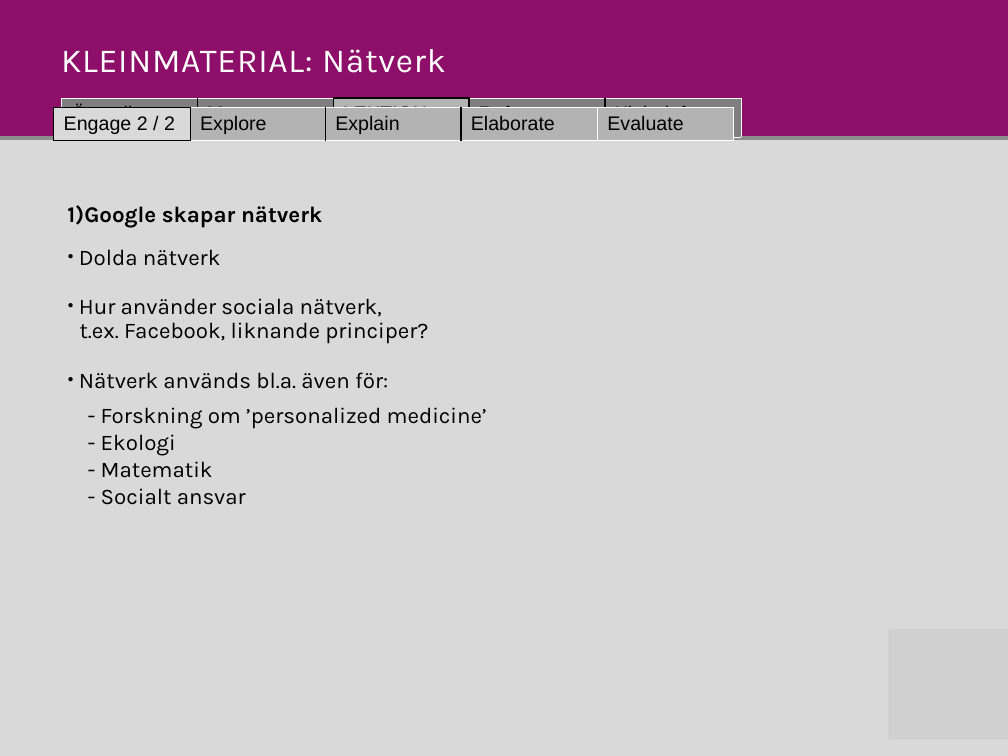
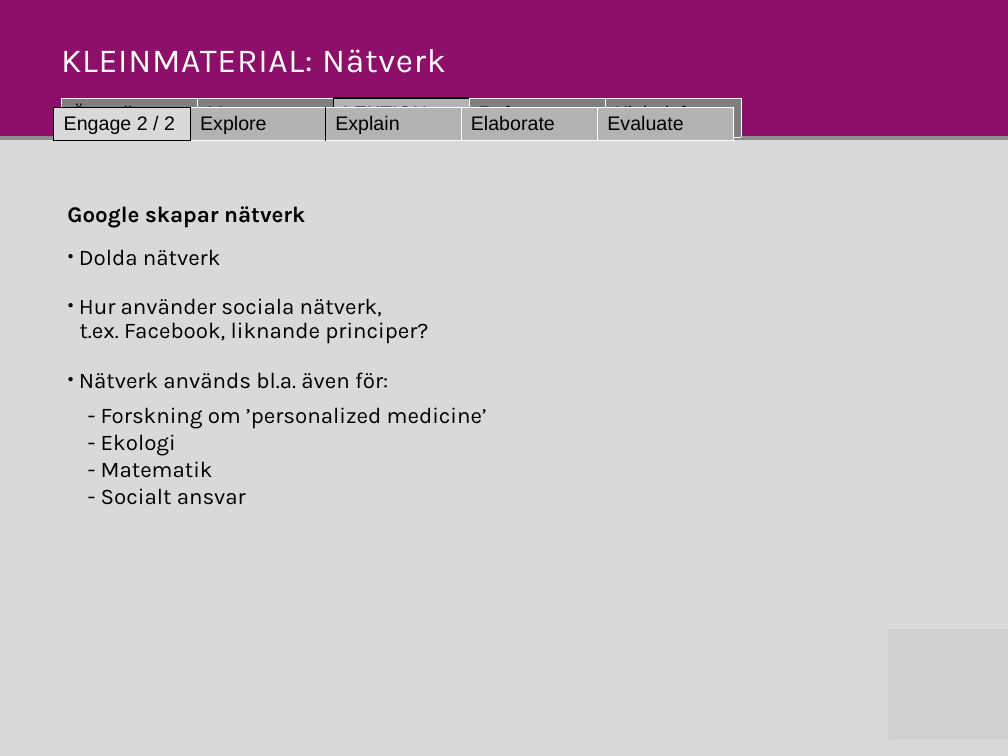
Before and after one commit to Niwsters/teaching-materials-thesis, a slide deck: slide 4 of revisions/2017-nätverk/material_nätverk_revision.pptx. Drawn at 1008x756 pixels with LibreOffice and Linux fonts; fonts in the diff are those of the drawing; grey boxes stand for pictures. Boxes give left, top, right and bottom in pixels: in the first picture for what was removed or moved away, otherwise in the second. Text is boxed around its words. In the diff, an @@ line names an element or a change of style, - is before the commit and + after.

```diff
--- a/revisions/2017-nätverk/material_nätverk_revision.pptx
+++ b/revisions/2017-nätverk/material_nätverk_revision.pptx
@@ table at [53, 107, 732, 140] @@
@@ borders changed @@
@@ table at [61, 98, 742, 136] @@
@@ borders changed @@
@@ text "Google skapar nätverk" at [67, 206, 305, 228]: bullet 1) to none @@
```
Also in this commit, not shown: 9 other slides changed, 4 other files.
